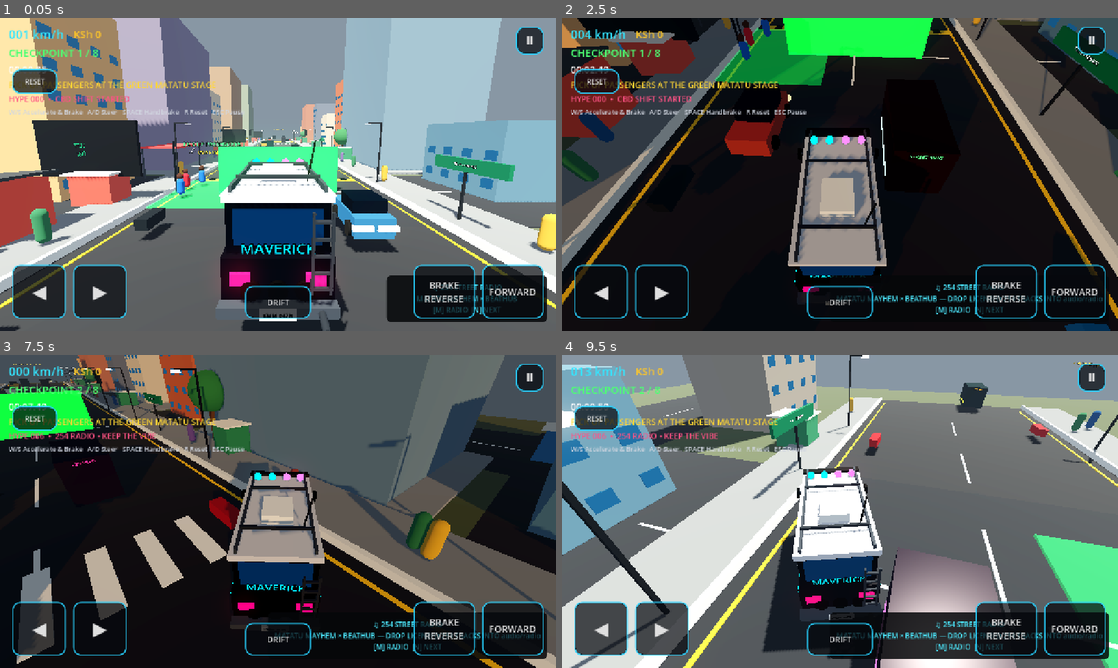
Above: before the commit, frames 1-4 (two rows, left to right).
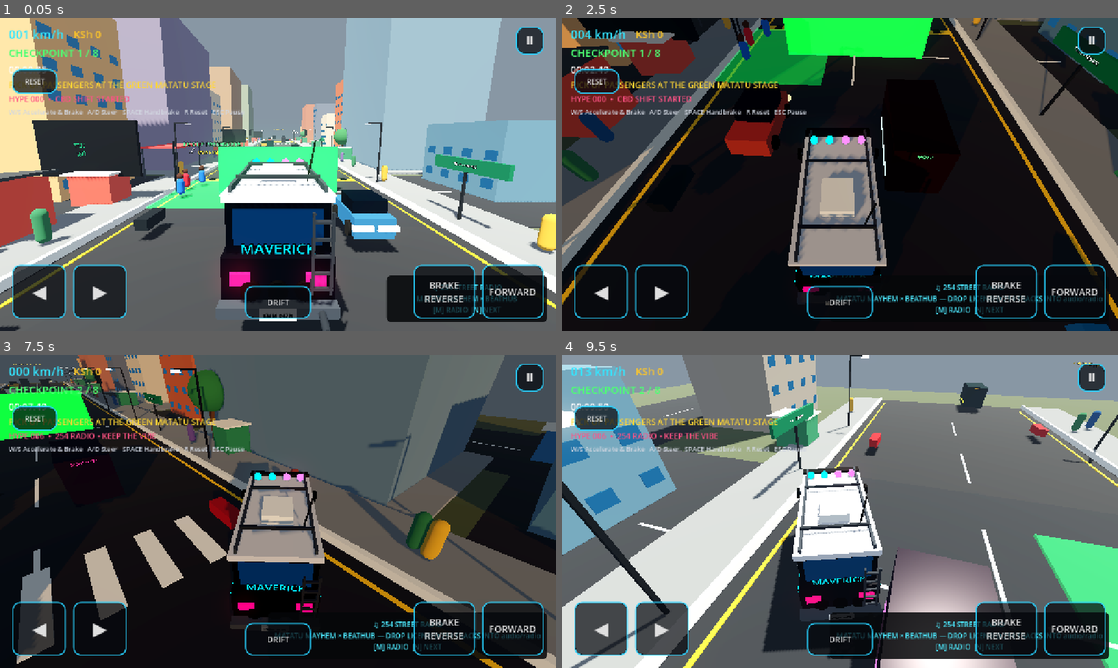
Above: after the commit, the same moments.

Repository: beathubonline-arch/Matatu-Mayhem
Game: Godot game, scene res://scenes/main/Main.tscn
The game is run twice, just before and just after one commit, with the same random seed, the same clock (stepped at 60 frames per second) and the same inputs.
Inputs (mouse positions are in pixels of both pictures, inside the frame that each line leads up to):
- Up to frame 1 (0.05 s): no input
- Up to frame 2 (2.5 s): tap Enter at 0.5 s; move the mouse to (962, 158) at 0.52 s; hold D (steer_right) 0.53-1.28 s; hold N (radio_next) 0.53-1.28 s; click (962, 158) at 0.67 s; move the mouse to (728, 190) at 1.27 s; hold S (brake) 1.28-2.03 s; tap M (radio_toggle) at 1.35 s; move the mouse to (895, 105) at 2.02 s; hold D (steer_right) from 2.03 s (still down); tap L at 2.1 s
- Up to frame 3 (7.5 s): move the mouse to (250, 574) at 2.77 s; release D (steer_right) at 2.78 s; hold W (accelerate) 2.78-3.53 s; tap N (radio_next) at 2.85, 7.35 s; click (250, 574) at 2.92 s; move the mouse to (444, 558) at 3.52 s; hold M (radio_toggle) 3.53-4.28 s; hold A (steer_left) 3.53-5.03 s; move the mouse to (111, 464) at 4.27 s; tap L at 4.35, 6.6 s; move the mouse to (305, 511) at 5.02 s; hold S (brake) 5.03-5.78 s; hold N (radio_next) 5.03-5.78 s; click (305, 511) at 5.17 s; move the mouse to (194, 433) at 5.77 s; hold D (steer_right) 5.78-6.53 s; tap M (radio_toggle) at 5.85 s; move the mouse to (400, 495) at 6.52 s; hold W (accelerate) 6.53-7.28 s; move the mouse to (166, 527) at 7.27 s; hold D (steer_right) from 7.28 s (still down); click (166, 527) at 7.42 s
- Up to frame 4 (9.5 s): move the mouse to (895, 442) at 8.02 s; release D (steer_right) at 8.03 s; hold S (brake) 8.03-8.78 s; hold M (radio_toggle) 8.03-8.78 s; move the mouse to (812, 574) at 8.77 s; hold A (steer_left) from 8.78 s (still down); tap L at 8.85 s

Frame 1 is identical in both runs. In frame 2, less than 0.1% of the frame differs, in the area x 62-69%, y 44-46%; in frame 3, less than 0.1%; in frame 4, less than 0.1%.

Commit message:
Use real Nairobi nganya names for CBD rivals

Diff:
--- a/scripts/traffic/RivalMatatuManager.gd
+++ b/scripts/traffic/RivalMatatuManager.gd
@@ -48,7 +48,7 @@
 	glow.material_override = glow_mat
 	rival.add_child(glow)
 	var label := Label3D.new()
-	label.text = ["RONG RENDE", "CBD BEAST", "NAIROBI NIGHTS", "STREET KING"][index % 4]
+	label.text = ["ONYX", "MONEYFEST", "OPPOSITE", "MOXIE"][index % 4]
 	label.position = Vector3(0.0, 2.0, -2.28)
 	label.rotation_degrees.y = 180.0
 	label.modulate = neon
